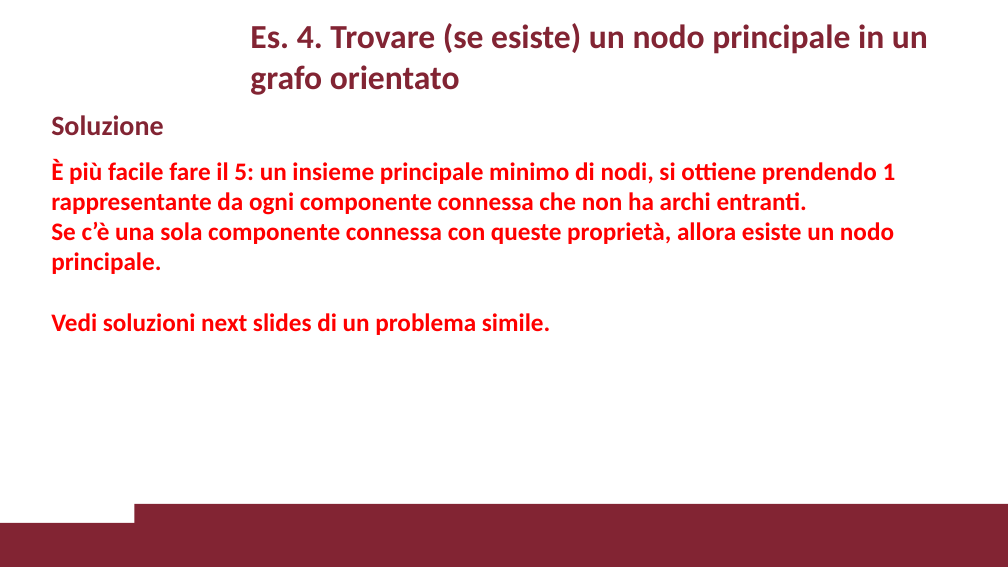
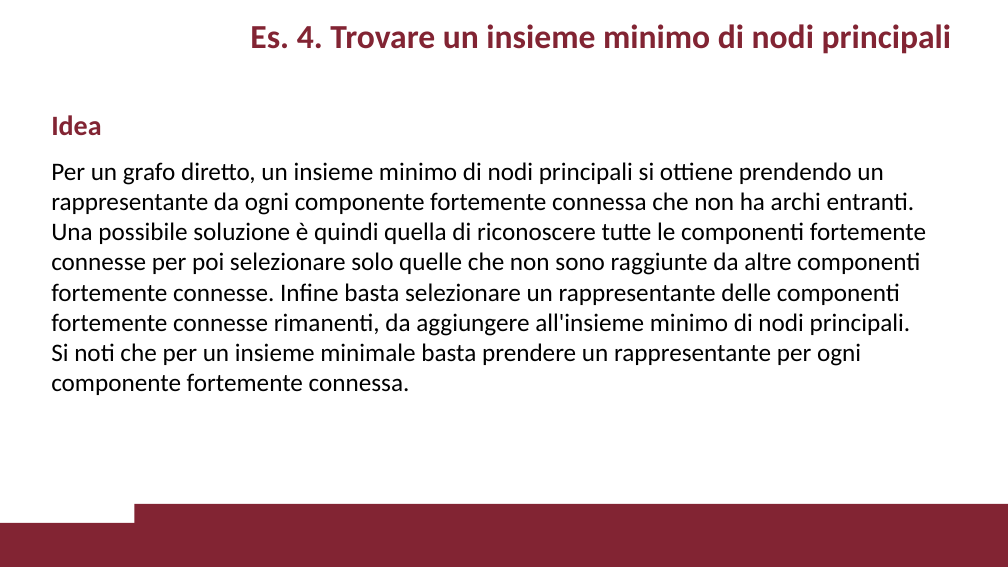
Before and after one commit to VincenzoImp/PDA, a slide deck: slide 18 of Esercitazione1/Esercitazione1.pptx (slide 14 before the commit). Drawn at 1008x567 pixels with LibreOffice and Linux fonts; fonts in the diff are those of the drawing; background and template pictures are left out. Boxes give left, top, right and bottom in pixels: in the first picture for what was removed or moved away, otherwise in the second. Text is boxed around its words. In the diff, an @@ line names an element or a change of style, - is before the commit and + after.

```diff
--- a/Esercitazione1/Esercitazione1.pptx
+++ b/Esercitazione1/Esercitazione1.pptx
@@ title at <box>250,24,952,54</box>: text changed @@
-Es. 4. Trovare (se esiste) un nodo principale in un grafo orientato
+Es. 4. Trovare un insieme minimo di nodi principali
@@ title at <box>51,115,101,135</box>: text changed @@
-Soluzione
+Idea
@@ text at <box>51,162,926,395</box>: text changed; text colour #FF0000 to #000000; bold off @@
-È più facile fare il 5: un insieme principale minimo di nodi, si ottiene prendendo 1 rappresentante da ogni componente connessa che non ha archi entranti.
-Se c’è una sola componente connessa con queste proprietà, allora esiste un nodo principale.
-Vedi soluzioni next slides di un problema simile.
+Per un grafo diretto, un insieme minimo di nodi principali si ottiene prendendo un rappresentante da ogni componente fortemente connessa che non ha archi entranti.
+Una possibile soluzione è quindi quella di riconoscere tutte le componenti fortemente connesse per poi selezionare solo quelle che non sono raggiunte da altre componenti fortemente connesse. Infine basta selezionare un rappresentante delle componenti fortemente connesse rimanenti, da aggiungere all'insieme minimo di nodi principali.
+Si noti che per un insieme minimale basta prendere un rappresentante per ogni componente fortemente connessa.
```
Also in this commit, not shown: 10 other slides changed, 5 slides added, 4 slides removed, 2 other files.
